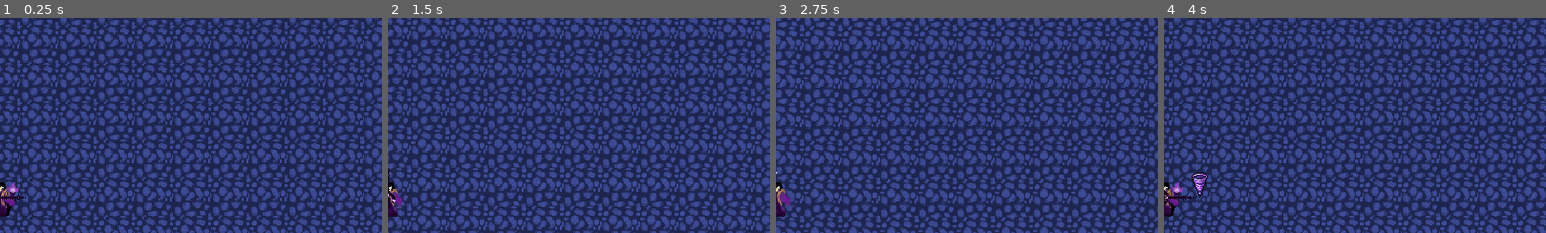
Above: before the commit, frames 1-4 (left to right).
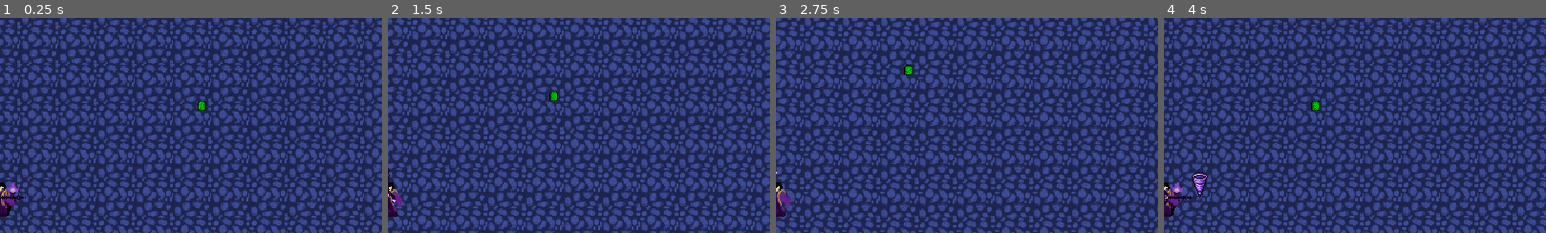
Above: after the commit, the same moments.

Repository: maybiiLen/ShadowMage-Survivor
Game: Godot game, scene res://World/world.tscn
Two runs of this game, one before a commit and one after it. Both use one fixed random seed, a clock stepped at 60 frames per second and the inputs below. Sound files missing from this copy of the repository are replaced by a short silence.
Inputs (mouse positions are % of the whole screen's width and height, from its top left):
- Up to frame 1 (0.25 s): no input
- Up to frame 2 (1.5 s): move the mouse to (72, 45) at 0.52 s; hold D (right) 0.53-1.28 s; click (72, 45) at 0.6 s; move the mouse to (30, 55) at 1.27 s; hold S (down) from 1.28 s (still down); click (30, 55) at 1.35 s
- Up to frame 3 (2.75 s): move the mouse to (60, 28) at 2.02 s; release S (down) at 2.03 s; hold D (right) from 2.03 s (still down); click (60, 28) at 2.1 s
- Up to frame 4 (4 s): move the mouse to (45, 70) at 2.77 s; release D (right) at 2.78 s; hold W (up) 2.78-3.53 s; click (45, 70) at 2.85 s; move the mouse to (80, 65) at 3.52 s; hold A (left) from 3.53 s (still down); click (80, 65) at 3.6 s
The pictures show only the part of the screen within x 50-100%, y 8-58%; the shares and areas given below are measured in that part.

The runs differ from the first frame. In frame 1, 0.1% of the frame differs, in the area x 51-54%, y 38-44%; in frame 2, 0.1%; in frame 3, 0.1%, in the area x 33-36%, y 21-27%; in frame 4, 0.1%.

Commit message:
additional upgrades
adding spear upgrades into the selection when leveling up

Diff:
--- a/Object/experience_gem.tscn
+++ b/Object/experience_gem.tscn
@@ -11,7 +11,6 @@
 collision_layer = 8
 collision_mask = 0
 script = ExtResource("1_rq4mu")
-experience = 300
 
 [node name="Sprite2D" type="Sprite2D" parent="."]
 scale = Vector2(0.5, 0.5)
--- a/Player/player.gd
+++ b/Player/player.gd
@@ -19,6 +19,15 @@
 @onready var tornadoTimer = get_node("%TornadoTimer")
 @onready var tornadoAttackTimer = get_node("%TornadoAttackTimer")
 @onready var javelinBase = get_node("%JavelinBase")
+
+#UPGRADES
+var collected_upgrades = []
+var upgrade_options = []
+var armor = 0
+var speed  = 0
+var spell_cooldown = 0
+var spell_size = 0
+var additional_attacks = 0
 
 #Tornado
 var tornado_ammo = 0
@@ -210,6 +219,7 @@
 	var optionmax = 3
 	while option < optionmax:
 		var option_choice = itemOptions.instantiate()
+		option_choice.item = get_random_item()
 		upgradeOptions.add_child(option_choice)
 		option += 1
 	get_tree().paused = true
@@ -218,7 +228,33 @@
 	var option_children = upgradeOptions.get_children()
 	for i  in option_children:
 		i.queue_free()
+	upgrade_options.clear()
+	collected_upgrades.append(upgrade)
 	levelPanel.visible = false
 	levelPanel.position = Vector2(800,50)
 	get_tree().paused = false
 	calculate_experience(0)
+
+func get_random_item():
+	var dblist = []
+	for i in UpgradeDb.UPGRADES:
+		if i in collected_upgrades: #exp
+			pass
+		elif i in upgrade_options: #exp
+			pass
+		elif UpgradeDb.UPGRADES[i]["type"] == "items": #exxp
+			pass
+		elif UpgradeDb.UPGRADES[i]["prerequisite"].size() > 0: #exp
+			for n in UpgradeDb.UPGRADES[i]["prerequisite"]:
+				if not n in collected_upgrades:
+					pass
+				else:
+					dblist.append(i)
+		else:
+				dblist.append(i)
+	if dblist.size() > 0:
+		var randomitem = dblist.pick_random()
+		upgrade_options.append(randomitem)
+		return randomitem
+	else:
+		return null
--- a/World/world.tscn
+++ b/World/world.tscn
@@ -1,8 +1,9 @@
-[gd_scene load_steps=4 format=3 uid="uid://yooll324e8uw"]
+[gd_scene load_steps=5 format=3 uid="uid://yooll324e8uw"]
 
 [ext_resource type="Texture2D" uid="uid://vfh3obfqpoev" path="res://Textures/dirt_full_new.png" id="1_u2nnb"]
 [ext_resource type="PackedScene" uid="uid://b6bld4gm10qcc" path="res://Player/player.tscn" id="2_ce1ys"]
 [ext_resource type="PackedScene" uid="uid://b8oq48hqjmpy3" path="res://Utility/enemy_spawner.tscn" id="3_isfye"]
+[ext_resource type="PackedScene" uid="uid://cqqyv5218hoit" path="res://Object/experience_gem.tscn" id="4_2s6ox"]
 
 [node name="World" type="Node2D"]
 
@@ -17,3 +18,7 @@
 [node name="EnemySpawner" parent="." instance=ExtResource("3_isfye")]
 
 [node name="Loot" type="Node2D" parent="." groups=["loot"]]
+
+[node name="ExperienceGem" parent="Loot" instance=ExtResource("4_2s6ox")]
+position = Vector2(169, -76)
+experience = 1
